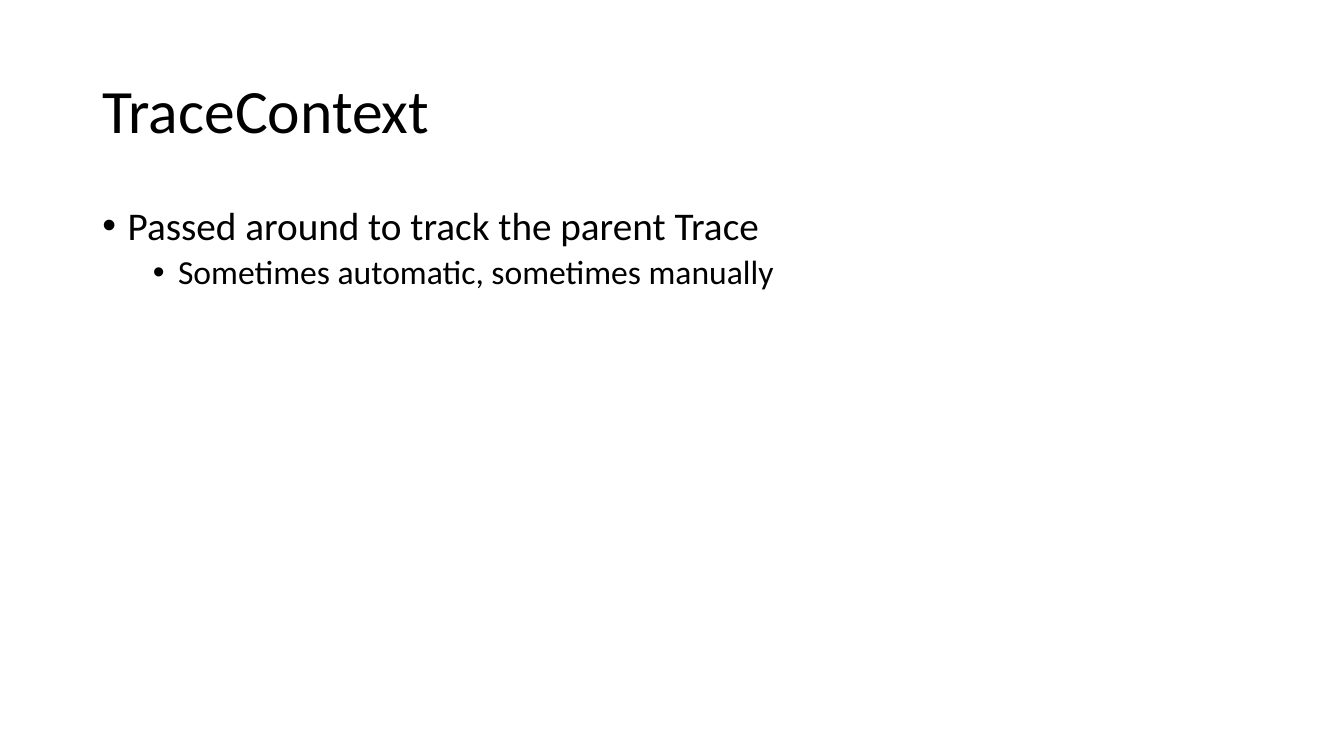
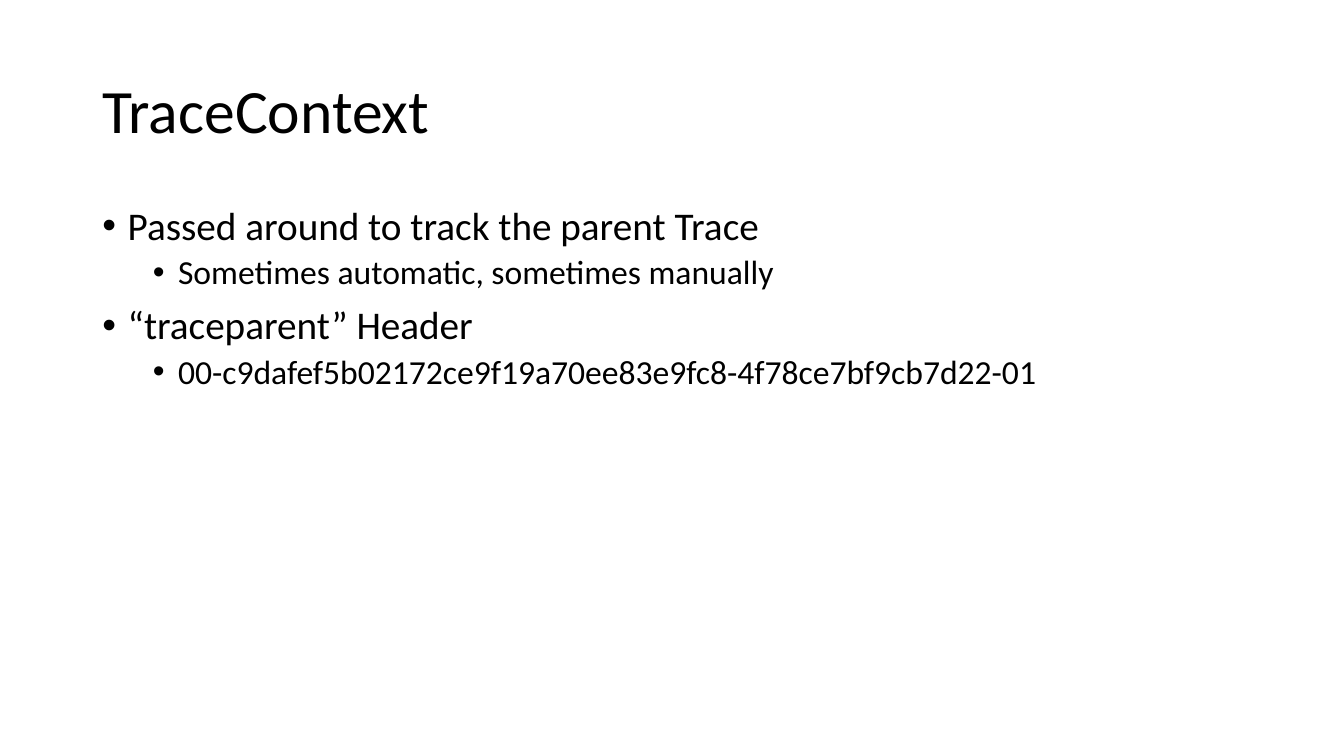
Before and after one commit to ProgrammerAL/Presentations-2023, a slide deck: slide 12 of 2023-03 - Orlando Code Camp - OpenTelemetry/Presentation.pptx. Drawn at 1344x756 pixels with LibreOffice and Linux fonts; fonts in the diff are those of the drawing. Boxes give left, top, right and bottom in pixels: in the first picture for what was removed or moved away, otherwise in the second. Text is boxed around its words. In the diff, an @@ line names an element or a change of style, - is before the commit and + after.

```diff
--- a/2023-03 - Orlando Code Camp - OpenTelemetry/Presentation.pptx
+++ b/2023-03 - Orlando Code Camp - OpenTelemetry/Presentation.pptx
@@ text at [128, 311, 1036, 385]: paragraphs added @@
+• “traceparent” Header
+  • 00-c9dafef5b02172ce9f19a70ee83e9fc8-4f78ce7bf9cb7d22-01
```
Also in this commit, not shown: 7 other files.
